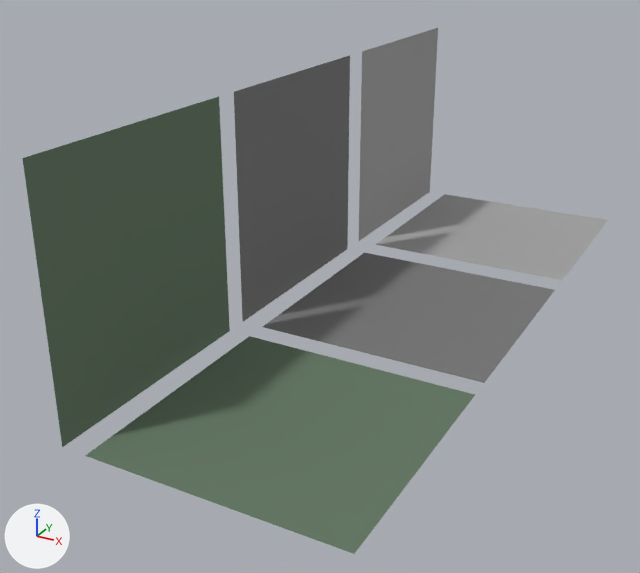
An edit to the Blender file art/walkways.blend, drawn before and after from the same camera.
Camera for both pictures: a 50 mm camera at (13.8, -22.9, 17.0) aimed at (-3.2, 7.9, 1.5). The axes (+X, +Y, +Z) are drawn at lower left. The lights are the same throughout. The same objects are shown in both versions, whatever each file hides.

Script lines for the objects in view, before the commit:
```python
me_backwall1 = bpy.data.meshes.new('Backwall1')
me_backwall1.from_pydata([(0.0, -5.0, -5.0), (0.0, -5.0, 5.0), (0.0, 5.0, -5.0), (0.0, 5.0, 5.0)], [], [(1, 0, 2, 3)])
me_backwall1.materials.append(mat_backwall1)  # grey #697c69
me_backwall2 = bpy.data.meshes.new('Backwall2')
me_backwall2.from_pydata([(0.0, -5.0, -5.0), (0.0, -5.0, 5.0), (0.0, 5.0, -5.0), (0.0, 5.0, 5.0)], [], [(1, 0, 2, 3)])
me_backwall2.materials.append(mat_backwall2)  # grey #7c7c7c
me_backwall3 = bpy.data.meshes.new('Backwall3')
me_backwall3.from_pydata([(0.0, -5.0, -5.0), (0.0, -5.0, 5.0), (0.0, 5.0, -5.0), (0.0, 5.0, 5.0)], [], [(1, 0, 2, 3)])
me_backwall3.materials.append(mat_backwall3)  # grey #a5a5a5
me_floor2 = bpy.data.meshes.new('Floor2')
me_floor2.from_pydata([(5.0, -5.0, 0.0), (-5.0, -5.0, 0.0), (5.0, 5.0, 0.0), (-5.0, 5.0, 0.0)], [], [(1, 0, 2, 3)])
me_floor2.materials.append(mat_floor2)  # grey #7c7c7c
me_floor3 = bpy.data.meshes.new('Floor3')
me_floor3.from_pydata([(5.0, -5.0, 0.0), (-5.0, -5.0, 0.0), (5.0, 5.0, 0.0), (-5.0, 5.0, 0.0)], [], [(1, 0, 2, 3)])
me_floor3.materials.append(mat_floor3)  # grey #a5a5a5
ob_backwall1 = bpy.data.objects.new('Backwall1', me_backwall1)
ob_backwall1.location = (-6.0, 0.0, 5.0)
ob_backwall2 = bpy.data.objects.new('Backwall2', me_backwall2)
ob_backwall2.location = (-6.0, 11.0, 5.0)
ob_backwall3 = bpy.data.objects.new('Backwall3', me_backwall3)
ob_backwall3.location = (-6.0, 22.31, 5.0)
ob_floor2 = bpy.data.objects.new('Floor2', me_floor2)
ob_floor2.location = (0.0, 11.0, 0.0)
ob_floor3 = bpy.data.objects.new('Floor3', me_floor3)
ob_floor3.location = (0.0, 22.31, 0.0)
# also in view: 'Floor1' at (0.0, 0.0, 0.0)
```
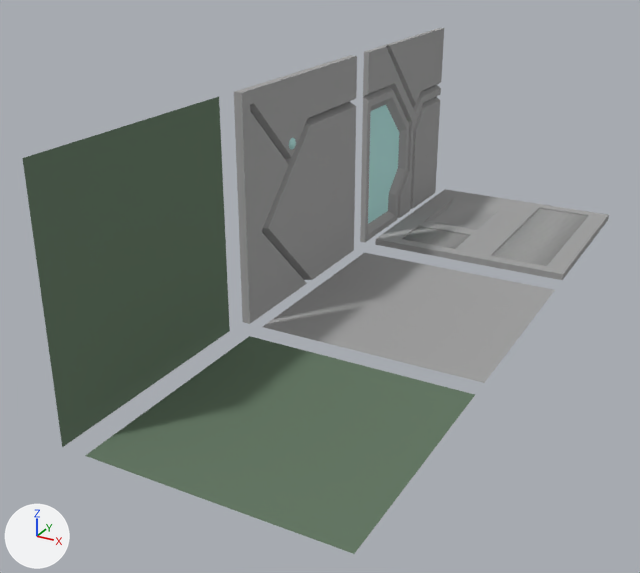
Commit message: Walkways/floors work

Pixel boxes [x1, y1, x2, y2] of what changed, in the pictures (640 x 573 px):
'Backwall2', reshaped
    before: [234, 55, 350, 321]
    after: [234, 55, 357, 324]
'Floor2', recoloured
    both: [263, 253, 555, 383]
'Backwall3', reshaped (6% wider)
    before: [359, 28, 438, 241]
    after: [360, 28, 444, 243]
'Floor3', reshaped
    before: [376, 194, 608, 280]
    after: [375, 189, 609, 280]
part 1 of me_floor3, added
    after: [539, 209, 588, 217]
part 2 of me_floor3, added
    after: [538, 210, 587, 218]
part 3 of me_floor3, added
    after: [537, 211, 586, 219]
part 4 of me_floor3, added
    after: [536, 212, 586, 220]
part 5 of me_floor3, added
    after: [510, 237, 563, 247]
part 6 of me_floor3, added
    after: [375, 189, 609, 280]
part 8 of me_backwall2, added
    after: [289, 138, 296, 149]
part 9 of me_backwall2, built on
    before: [234, 55, 350, 321]
    after: [234, 55, 357, 324]

The edits, one by one:
Material 'NeonLight' (mat_neonlight) is new.
Its base color is (0.479, 0.8, 0.78) (cyan #b8e7e5).
Material 'Goo' (mat_goo) is new.
Its base color is (0.228, 0.8, 0.16) (green #83e76f).
me_backwall2 is used by ob_backwall2; location (-6.0, 11.0, 5.0).
me_backwall2 had 4 vertices, 1 face and spanned x 0.0, y -5.0..5.0, z -5.0..5.0.
me_backwall2 no longer uses material mat_backwall2 (grey #7c7c7c).
me_backwall2 now has 52 vertices, 45 faces and spans x 0.0..0.54, y -5.0..5.0, z -5.0..5.0.
me_backwall2 part 8: a new loose piece of 17 vertices spanning x 0.2..0.54, y -1.57..-0.89, z 1.79..2.47, in mat_neonlight (cyan #b8e7e4).
Part 9, on me_backwall2:
1 face is deleted.
31 vertices are added at x 0.0..0.38, y -5.0..5.0, z -5.0..5.0.
29 new faces join them, mat_backwall3 (grey #a5a5a5).
me_backwall2 now uses material mat_backwall3 (grey #a5a5a5).
me_backwall2 now uses material mat_neonlight (cyan #b8e7e5).
me_backwall3 is used by ob_backwall3; location (-6.0, 22.31, 5.0).
me_backwall3 had 4 vertices, 1 face and spanned x 0.0, y -5.0..5.0, z -5.0..5.0.
me_backwall3 now has 83 vertices, 66 faces and spans x 0.1..0.38, y -5.0..5.0, z -5.0..5.0.
me_backwall3 part 10: the whole mesh is rebuilt.
me_backwall3 now uses material mat_neonlight (cyan #b8e7e5).
me_floor3 is used by ob_floor3; location (0.0, 22.31, 0.0).
me_floor3 had 4 vertices, 1 face and spanned x -5.0..5.0, y -5.0..5.0, z 0.0.
me_floor3 no longer uses material mat_floor3 (grey #a5a5a5).
me_floor3 now has 978 vertices, 630 faces and spans x -5.0..5.0, y -5.0..5.0, z 0.0..0.32.
me_floor3 part 1: a new loose piece, an 8-sided cylinder along x spanning x 1.06..4.12, y 4.19..4.31, z 0.16..0.28, in mat_backwall3 (grey #a5a5a5).
me_floor3 part 2: a new loose piece, an 8-sided cylinder along x spanning x 1.06..4.12, y 3.99..4.11, z 0.16..0.28, in mat_backwall3 (grey #a5a5a5).
me_floor3 part 3: a new loose piece, an 8-sided cylinder along x spanning x 1.06..4.12, y 3.79..3.91, z 0.16..0.28, in mat_backwall3 (grey #a5a5a5).
me_floor3 part 4: a new loose piece, an 8-sided cylinder along x spanning x 1.06..4.12, y 3.6..3.71, z 0.16..0.28, in mat_backwall3 (grey #a5a5a5).
me_floor3 part 5: a new loose piece, an 8-sided cylinder along x spanning x 1.06..4.12, y -1.15..-1.03, z 0.16..0.28, in mat_backwall3 (grey #a5a5a5).
me_floor3 part 6: 494 vertices added at x -5.0..5.0, y -5.0..5.0, z 0.0..0.32.
me_floor3 part 7: the surface is now shaded smooth.
me_floor3 now uses material mat_backwall3 (grey #a5a5a5).
me_floor3 now uses material mat_goo (green #83e76f).
me_floor2 has 4 vertices, 1 face and spans x -5.0..5.0, y -5.0..5.0, z 0.0.
me_floor2 no longer uses material mat_floor2 (grey #7c7c7c).
me_floor2 now uses material mat_backwall3 (grey #a5a5a5).
